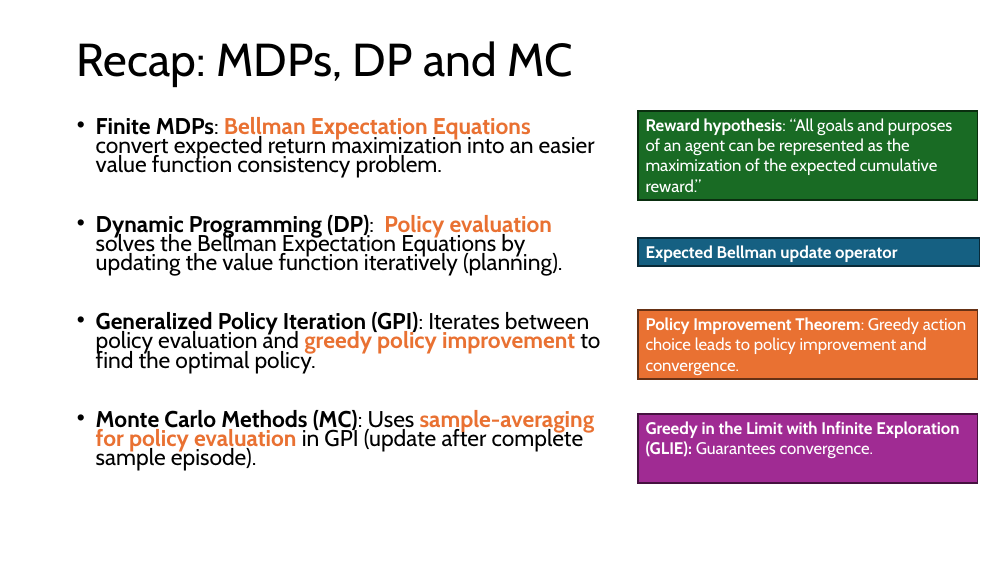
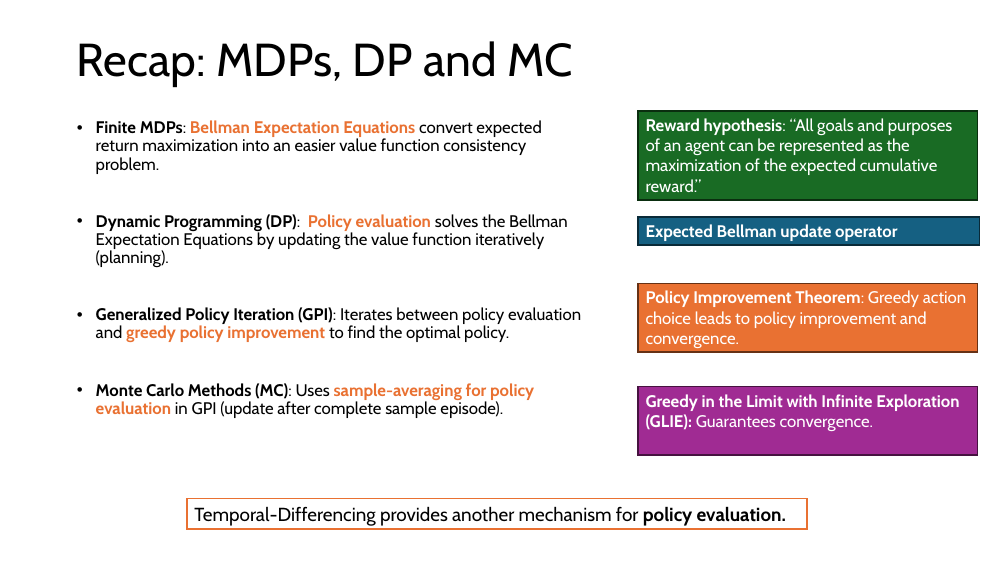
Before and after one commit to mhahsler/Introduction_to_Reinforcement_Learning, a slide deck: slide 4 of slides/Lecture_Chapter06.pptx. Drawn at 1008x567 pixels with LibreOffice and Linux fonts; fonts in the diff are those of the drawing. Boxes give left, top, right and bottom in pixels: in the first picture for what was removed or moved away, otherwise in the second. Text is boxed around its words. In the diff, an @@ line names an element or a change of style, - is before the commit and + after.

```diff
--- a/slides/Lecture_Chapter06.pptx
+++ b/slides/Lecture_Chapter06.pptx
@@ text "Finite MDPs: Bellman Expectation Equations ..." at (96,120,581,418): size 21.7 to 16 pt; line spacing 0.7 to 0.9 @@
@@ rectangle "Expected Bellman update operator": place and size @@
-rectangle "Expected Bellman update operator" at (638,238,980,266)
+rectangle "Expected Bellman update operator" at (638,217,980,245)
@@ rectangle "Policy Improvement Theorem: Greedy action ...": place and size @@
-rectangle "Policy Improvement Theorem: Greedy action ..." at (638,310,978,379)
+rectangle "Policy Improvement Theorem: Greedy action ..." at (638,284,978,352)
@@ rectangle "Greedy in the Limit with ...": place and size @@
-rectangle "Greedy in the Limit with ..." at (638,414,978,483)
+rectangle "Greedy in the Limit with ..." at (638,386,978,455)
@@ rectangle added at (187,498,808,529), fill #FFFFFF, outline #E97132 1.5 pt, 18 pt, text #000000 @@
+Temporal-Differencing provides another mechanism for policy evaluation.
```
Also in this commit, not shown: 1 other slide changed, 1 other file.
